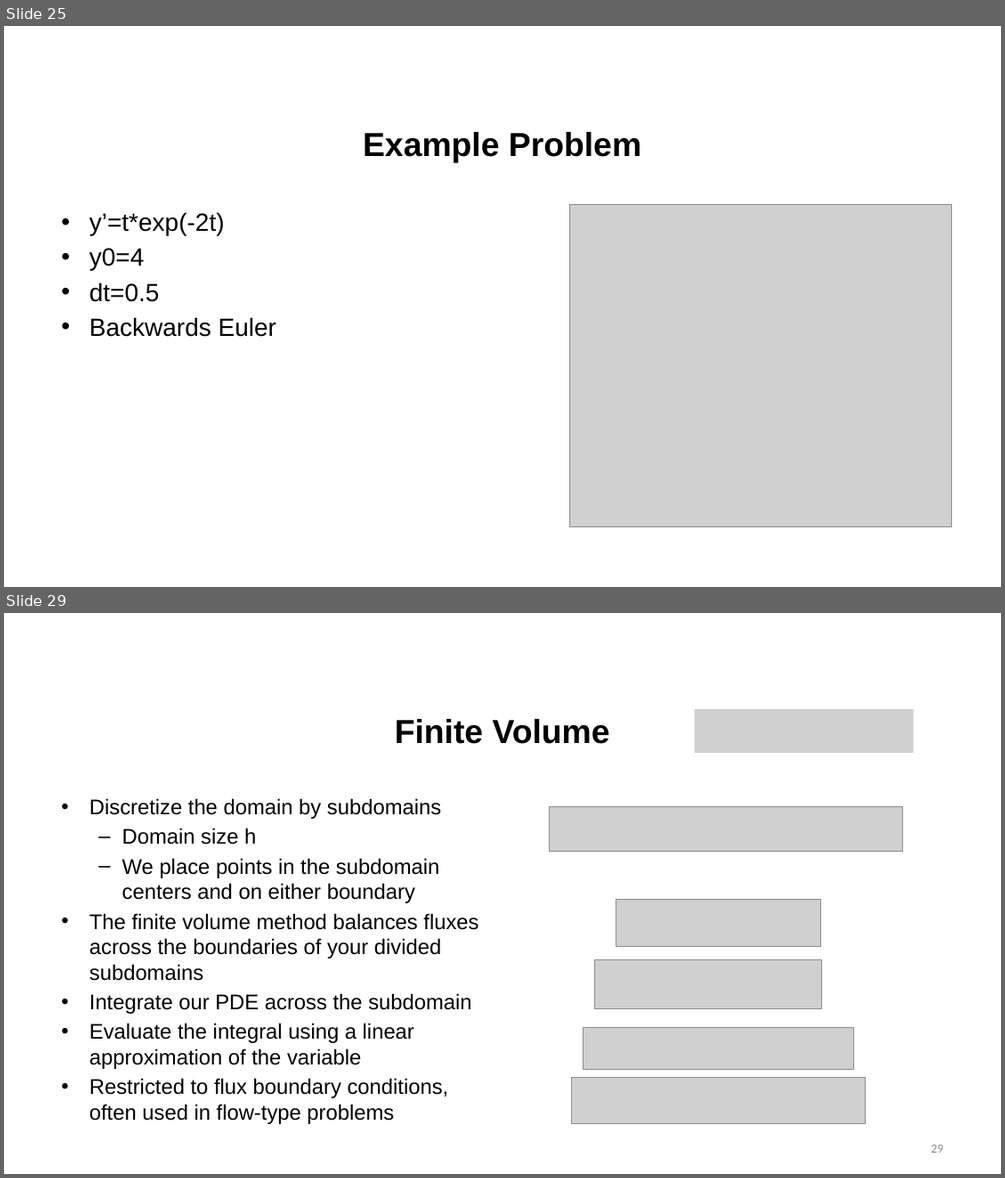
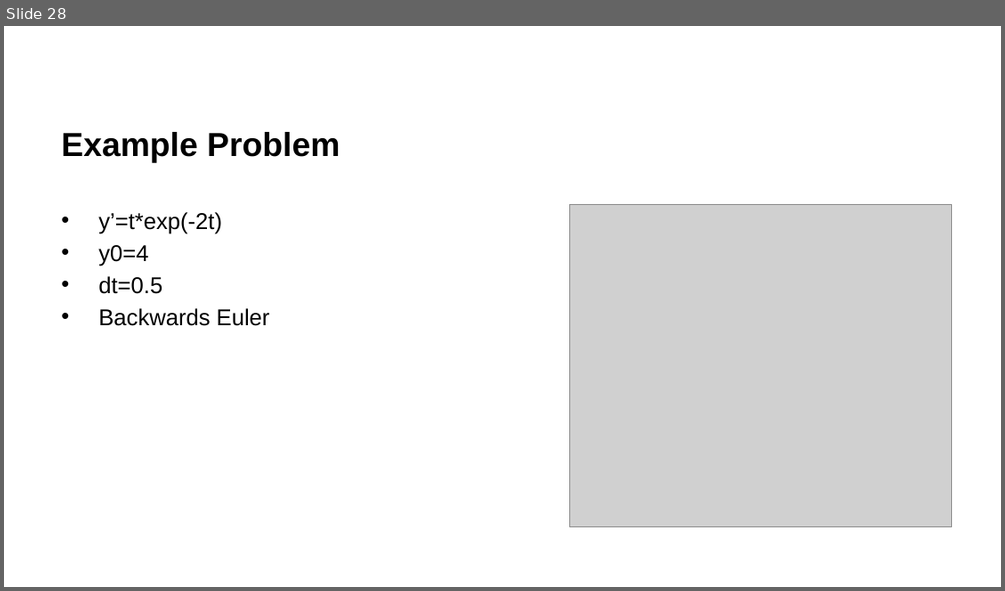
Before and after one commit to benbeeler/TEACHING, a slide deck: Nuclear_Fuel_Performance/NE533_Spring2026/Module1/Lec4_thermal_limits_kth_numerics.pptx. Shown one above the other, each under a label of ours: slides 25 and 29 before the commit, slide 28 after it; the slides between them are not shown. The pictures are 1005x1178 and 1005x591 pixels, drawn with LibreOffice and Linux fonts; fonts in the diff are those of the drawing; grey boxes stand for pictures; background and template pictures are left out. Boxes give left, top, right and bottom in pixels: in the first picture for what was removed or moved away, otherwise in the second. Text is boxed around its words. In the diff, an @@ line names an element or a change of style, - is before the commit and + after.

```diff
--- a/Nuclear_Fuel_Performance/NE533_Spring2026/Module1/Lec4_thermal_limits_kth_numerics.pptx
+++ b/Nuclear_Fuel_Performance/NE533_Spring2026/Module1/Lec4_thermal_limits_kth_numerics.pptx
@@ slide 29 removed at (4, 613, 1001, 1174), background #FFFFFF @@
@@ title removed at (395, 719, 610, 744) @@
-Finite Volume
@@ picture removed at (695, 709, 914, 753) @@
@@ text removed at (89, 798, 478, 1124) @@
-• Discretize the domain by subdomains
-  – Domain size h
-  – We place points in the subdomain centers and on either boundary
-• The finite volume method balances fluxes across the boundaries of your divided subdomains
-• Integrate our PDE across the subdomain
-• Evaluate the integral using a linear approximation of the variable
-• Restricted to flux boundary conditions, often used in flow-type problems
@@ picture removed at (550, 807, 902, 852) @@
@@ picture removed at (616, 899, 821, 947) @@
@@ picture removed at (594, 959, 821, 1008) @@
@@ picture removed at (582, 1027, 853, 1070) @@
@@ picture removed at (572, 1078, 866, 1123) @@
@@ page number removed at (930, 1144, 943, 1152) @@
-29
@@ what was slide 25 is now slide 28 @@
@@ slide 28 changed as well @@
@@ title "Example Problem" at (61, 132, 340, 163): alignment centre to left @@
@@ text "y’=t*exp(-2t)" at (98, 212, 270, 326): size 24 to 22 pt; indent changed @@
```
Also in this commit, not shown: 23 other slides changed, 4 slides added, 12 other slides removed, 4 other files.
